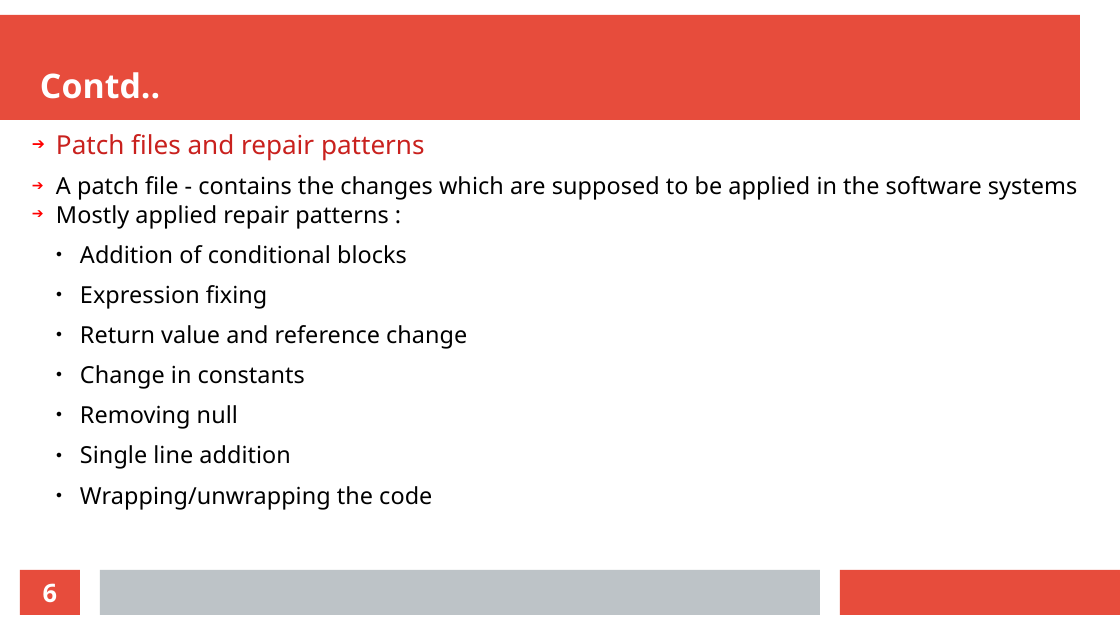
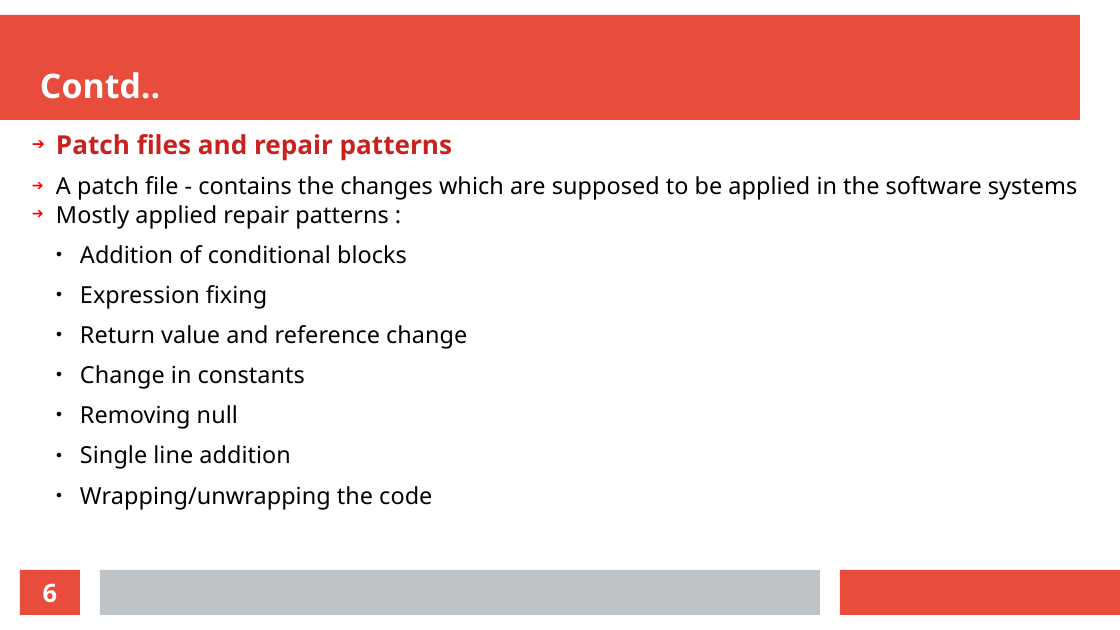
Before and after one commit to Kiran-Sayi/Kiran-Sayi.github.io, a slide deck: slide 6 of Seminar_Kiran_Sayi.odp. Drawn at 1120x630 pixels with LibreOffice and Linux fonts; fonts in the diff are those of the drawing. Boxes give left, top, right and bottom in pixels: in the first picture for what was removed or moved away, otherwise in the second. Text is boxed around its words. In the diff, an @@ line names an element or a change of style, - is before the commit and + after.

```diff
--- a/Seminar_Kiran_Sayi.odp
+++ b/Seminar_Kiran_Sayi.odp
@@ text at [56,134,452,161]: bold on in "Patch files and repair patterns" @@
```
Also in this commit, not shown: 2 other slides changed, 4 other files.
